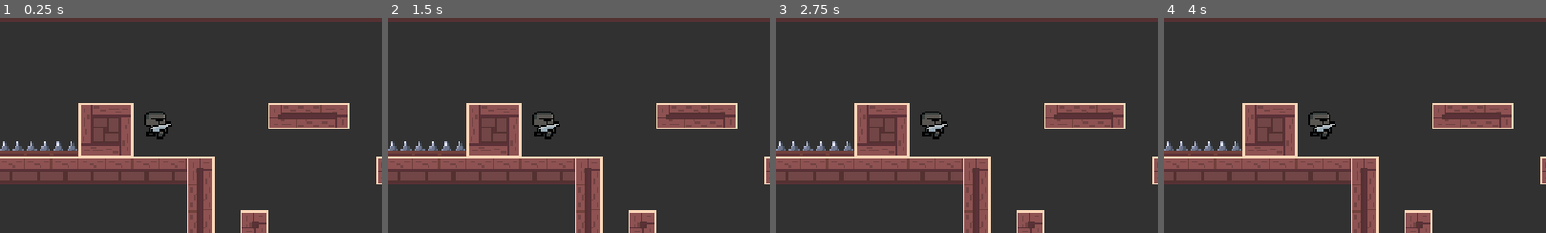
Above: before the commit, frames 1-4 (left to right).
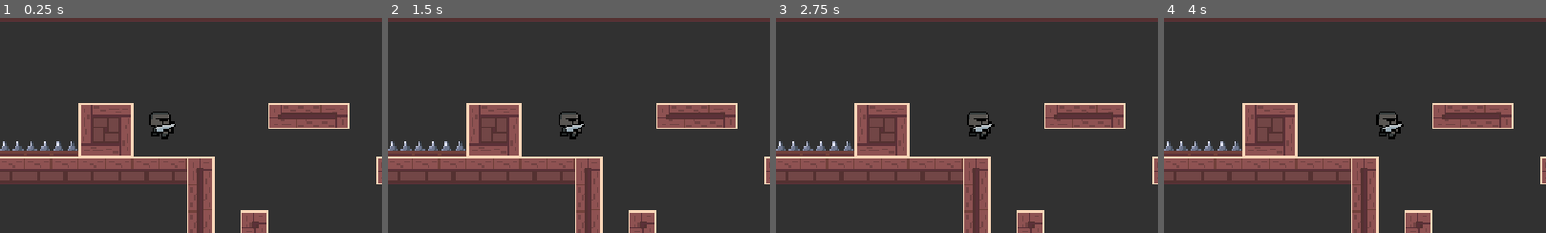
Above: after the commit, the same moments.

Repository: Marcausente/KnightGame2DGodot
Game: Godot game, scene res://Escenas/escena_principal/escena_principal.tscn
Same seed, same stepped clock (60 frames per second), same inputs: the game is played once before the commit and once after it.
Inputs:
- Up to frame 1 (0.25 s): no input
- Up to frame 2 (1.5 s): no input
- Up to frame 3 (2.75 s): no input
- Up to frame 4 (4 s): no input
The pictures show only the part of the screen within x 36-86%, y 5-55%; the shares and areas given below are measured in that part.

The runs differ from the first frame. In frame 1, 0.5% of the frame differs, in the area x 37-46%, y 43-57%; in frame 2, 1.2%; in frame 3, 1.2%, in the area x 37-58%, y 43-57%; in frame 4, 1.2%.

Commit message:
FEAT: Movimiento del personaje con el process delta

Diff:
--- a/Escenas/personaje/personaje.gd
+++ b/Escenas/personaje/personaje.gd
@@ -5,6 +5,9 @@
 func _ready(): #Al iniciar el script se ejecuta esta funcion
 	inicio_funcion_test()
 
+func _process(delta): #Es una funcion que se llama constantemente, una vez cada frame, y recibe delta que es el numero en decimales del frame anterior
+	position.x += 10 * delta
+
 
 func inicio_funcion_test(): #Funcion que nos da los datos de prueba por consola
 	print("Se ha iniciado la funcion")
